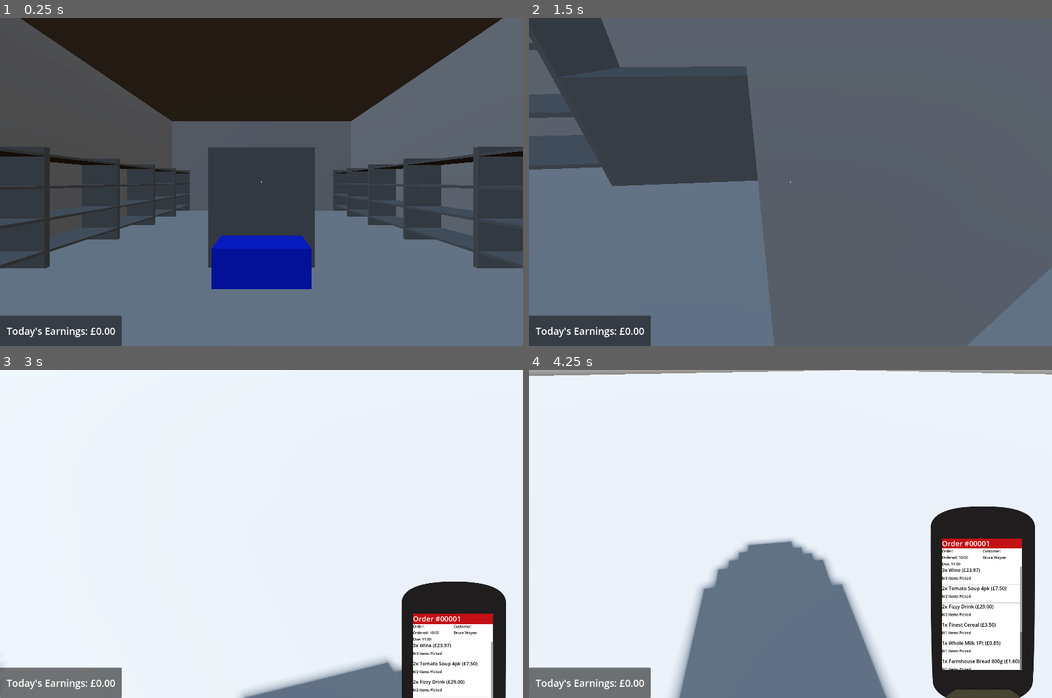
Above: before the commit, frames 1-4 (two rows, left to right).
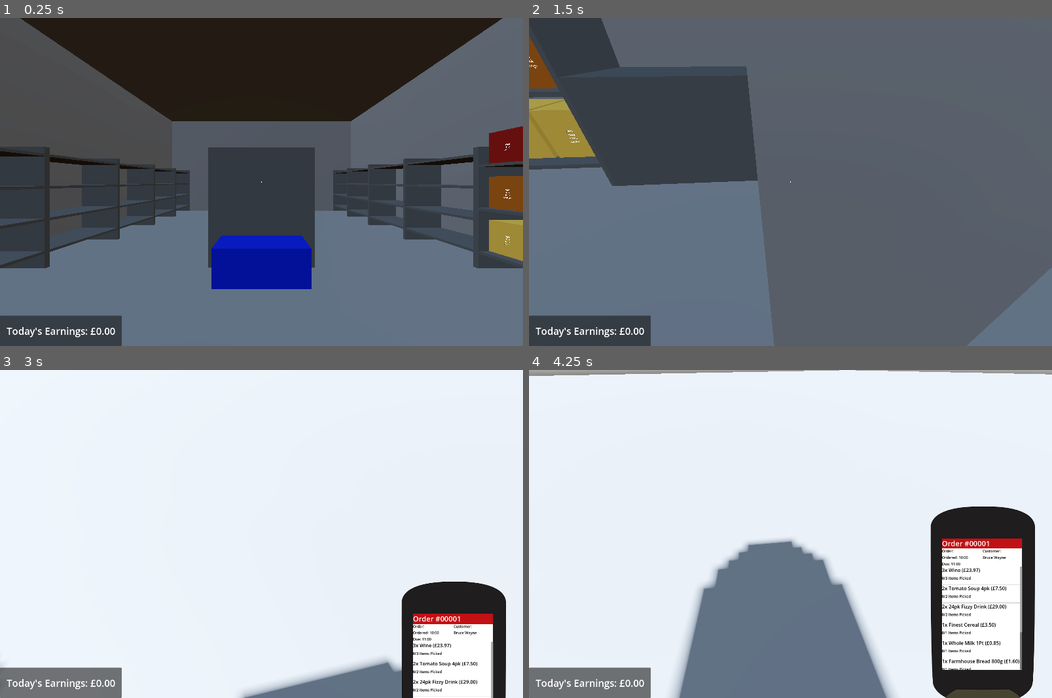
Above: after the commit, the same moments.

Repository: Allus-Interactive/speedy-shopper
Game: Godot game, scene res://game/world/shop/shop.tscn
Same seed, same stepped clock (60 frames per second), same inputs: the game is played once before the commit and once after it.
Inputs (mouse positions are in pixels of both pictures, inside the frame that each line leads up to):
- Up to frame 1 (0.25 s): no input
- Up to frame 2 (1.5 s): tap Enter at 0.5 s; move the mouse to (905, 165) at 0.52 s; hold D (product_rotate_right) 0.53-1.28 s; hold C (crouch) 0.53-1.28 s; click (905, 165) at 0.67 s; move the mouse to (764, 182) at 1.27 s; hold W (forwards) from 1.28 s (still down); tap E (interact) at 1.35 s
- Up to frame 3 (3 s): keep holding W (forwards); move the mouse to (271, 527) at 2.02 s; hold R (replace) 2.03-2.78 s; move the mouse to (256, 540) at 2.77 s; tap T (toggle_scanner) at 2.85 s; click (256, 540) at 2.92 s
- Up to frame 4 (4.25 s): keep holding W (forwards); move the mouse to (827, 537) at 3.52 s; hold C (crouch) from 3.53 s (still down)

The runs differ from the first frame. In frame 1, 2.1% of the frame differs, in the area x 91-100%, y 33-75%; in frame 2, 2.3%, in the area x 0-13%, y 5-43%; in frame 3, less than 0.1%; in frame 4, less than 0.1%.

Commit message:
added fizzy drink resources

Diff:
--- a/godot-project/game/resources/item/resources/fizzy_drink/fizzy_drink.tres
+++ b/godot-project/game/resources/item/resources/fizzy_drink/fizzy_drink.tres
@@ -4,8 +4,8 @@
 
 [resource]
 script = ExtResource("1_juctb")
-product_name = "Fizzy Drink"
-barcode_value = 997
+product_name = "24pk Fizzy Drink"
+barcode_value = 3674
 product_price = 14.5
 product_type = 4
 metadata/_custom_type_script = "uid://siedaem41o6s"
--- /dev/null
+++ b/godot-project/game/resources/item/resources/fizzy_drink/fizzy_drink_lemon.tres
@@ -0,0 +1,11 @@
+[gd_resource type="Resource" script_class="Item" format=3 uid="uid://bdrgt4f6bjb16"]
+
+[ext_resource type="Script" uid="uid://siedaem41o6s" path="res://game/resources/item/item.gd" id="1_qmon0"]
+
+[resource]
+script = ExtResource("1_qmon0")
+product_name = "24pk Fizzy Drink Lemon"
+barcode_value = 3676
+product_price = 14.5
+product_type = 4
+metadata/_custom_type_script = "uid://siedaem41o6s"
--- /dev/null
+++ b/godot-project/game/resources/item/resources/fizzy_drink/fizzy_drink_orange.tres
@@ -0,0 +1,11 @@
+[gd_resource type="Resource" script_class="Item" format=3 uid="uid://b6evmya0vmpvy"]
+
+[ext_resource type="Script" uid="uid://siedaem41o6s" path="res://game/resources/item/item.gd" id="1_hpahh"]
+
+[resource]
+script = ExtResource("1_hpahh")
+product_name = "24pk Fizzy Drink Orange"
+barcode_value = 3675
+product_price = 14.5
+product_type = 4
+metadata/_custom_type_script = "uid://siedaem41o6s"
--- /dev/null
+++ b/godot-project/game/resources/products/placeholder/resources/fizzy_drink/fizzy_drink.tres
@@ -0,0 +1,14 @@
+[gd_resource type="Resource" script_class="Product" format=3 uid="uid://ddrmct56gjta"]
+
+[ext_resource type="Texture2D" uid="uid://n5rta5y5njne" path="res://assets/barcodes/barcode.png" id="1_26g05"]
+[ext_resource type="Script" uid="uid://c485xiqer6nrc" path="res://game/resources/products/product.gd" id="2_stent"]
+[ext_resource type="Resource" uid="uid://cpjxgm381bd70" path="res://game/resources/item/resources/fizzy_drink/fizzy_drink.tres" id="2_x8ccc"]
+
+[resource]
+script = ExtResource("2_stent")
+product_info = ExtResource("2_x8ccc")
+placeholder_size = Vector3(0.6, 0.6, 0.6)
+shelf_offset = Vector3(0, 0.3, 0)
+default_shelf_quantity = 1
+product_colour = Color(0.6396391, 0.10983121, 0.0638514, 1)
+metadata/_custom_type_script = "uid://c485xiqer6nrc"
--- /dev/null
+++ b/godot-project/game/resources/products/placeholder/resources/fizzy_drink/fizzy_drink_lemon.tres
@@ -0,0 +1,14 @@
+[gd_resource type="Resource" script_class="Product" format=3 uid="uid://wriaci1jru7q"]
+
+[ext_resource type="Texture2D" uid="uid://n5rta5y5njne" path="res://assets/barcodes/barcode.png" id="1_yntkj"]
+[ext_resource type="Resource" uid="uid://bdrgt4f6bjb16" path="res://game/resources/item/resources/fizzy_drink/fizzy_drink_lemon.tres" id="2_yntkj"]
+[ext_resource type="Script" uid="uid://c485xiqer6nrc" path="res://game/resources/products/product.gd" id="3_kc71f"]
+
+[resource]
+script = ExtResource("3_kc71f")
+product_info = ExtResource("2_yntkj")
+placeholder_size = Vector3(0.6, 0.6, 0.6)
+shelf_offset = Vector3(0, 0.3, 0)
+default_shelf_quantity = 1
+product_colour = Color(0.9784909, 0.79156256, 0.31925723, 1)
+metadata/_custom_type_script = "uid://c485xiqer6nrc"
--- /dev/null
+++ b/godot-project/game/resources/products/placeholder/resources/fizzy_drink/fizzy_drink_orange.tres
@@ -0,0 +1,14 @@
+[gd_resource type="Resource" script_class="Product" format=3 uid="uid://d24wtpgvff3dc"]
+
+[ext_resource type="Texture2D" uid="uid://n5rta5y5njne" path="res://assets/barcodes/barcode.png" id="1_yx78t"]
+[ext_resource type="Resource" uid="uid://b6evmya0vmpvy" path="res://game/resources/item/resources/fizzy_drink/fizzy_drink_orange.tres" id="2_yx78t"]
+[ext_resource type="Script" uid="uid://c485xiqer6nrc" path="res://game/resources/products/product.gd" id="3_v5e63"]
+
+[resource]
+script = ExtResource("3_v5e63")
+product_info = ExtResource("2_yx78t")
+placeholder_size = Vector3(0.6, 0.6, 0.6)
+shelf_offset = Vector3(0, 0.3, 0)
+default_shelf_quantity = 1
+product_colour = Color(0.7581622, 0.41733256, 0.0805221, 1)
+metadata/_custom_type_script = "uid://c485xiqer6nrc"
--- a/godot-project/game/world/shop/shop.tscn
+++ b/godot-project/game/world/shop/shop.tscn
@@ -51,6 +51,9 @@
 [ext_resource type="Resource" uid="uid://dks2g76xrny2a" path="res://game/resources/products/placeholder/resources/tinned_food/vegetables/tinned_peas.tres" id="29_lb1gs"]
 [ext_resource type="Resource" uid="uid://cy5fw11pwks3j" path="res://game/resources/products/placeholder/resources/tinned_food_packs/vegetables/tinned_peas_4pk.tres" id="29_oaavk"]
 [ext_resource type="Resource" uid="uid://wmems0n6umak" path="res://game/resources/products/placeholder/resources/tinned_food_packs/vegetables/tinned_carrots_4pk.tres" id="30_76srb"]
+[ext_resource type="Resource" uid="uid://wriaci1jru7q" path="res://game/resources/products/placeholder/resources/fizzy_drink/fizzy_drink_lemon.tres" id="52_11a2g"]
+[ext_resource type="Resource" uid="uid://ddrmct56gjta" path="res://game/resources/products/placeholder/resources/fizzy_drink/fizzy_drink.tres" id="52_pm5fk"]
+[ext_resource type="Resource" uid="uid://d24wtpgvff3dc" path="res://game/resources/products/placeholder/resources/fizzy_drink/fizzy_drink_orange.tres" id="53_wpyta"]
 
 [sub_resource type="ProceduralSkyMaterial" id="ProceduralSkyMaterial_nnsk1"]
 sky_horizon_color = Color(0.662243, 0.671743, 0.686743, 1)
@@ -285,10 +288,14 @@
 
 [node name="Right" type="Node3D" parent="Aisle2" unique_id=2114417710]
 
-[node name="ShelfUnit0" parent="Aisle2/Right" unique_id=555619701 instance=ExtResource("2_4o56f")]
+[node name="ShelfUnitFizzyDrink" parent="Aisle2/Right" unique_id=555619701 instance=ExtResource("2_4o56f")]
 transform = Transform3D(1.192488e-08, 0, -0.99999994, 0, 1, 0, 0.99999994, 0, 1.192488e-08, -1, 0, -2)
 product_placeholder_scene = ExtResource("3_6k1ee")
-slots_per_shelf = 5
+stocked_products = Array[ExtResource("4_5qt63")]([ExtResource("52_11a2g"), ExtResource("52_11a2g"), ExtResource("52_11a2g"), ExtResource("53_wpyta"), ExtResource("53_wpyta"), ExtResource("53_wpyta"), ExtResource("52_pm5fk"), ExtResource("52_pm5fk"), ExtResource("52_pm5fk")])
+shelf_count = 3
+shelf_spacing = 0.8
+slots_per_shelf = 3
+slot_margin_x = 0.35
 
 [node name="ShelfUnit" parent="Aisle2/Right" unique_id=566735270 instance=ExtResource("2_4o56f")]
 transform = Transform3D(1.192488e-08, 0, -0.99999994, 0, 1, 0, 0.99999994, 0, 1.192488e-08, -1, 0, -4)
